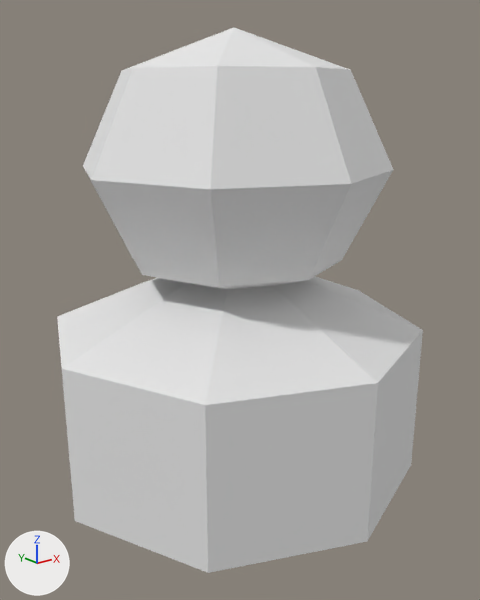
Before and after pictures for a commit that changed the OBJ model data/plant_archetypes/OBJ_stubs/HydrangeaShrub_1.obj.
Rendered twice from a 50 mm lens placed at (-0.641, -0.815, 0.731), pointed at (0.006, -0.006, 0.408). Arrows for +X, +Y and +Z are at lower left; the lights stay in place. The first picture is the older version. Where no turn or scale is listed for an object, it has been applied to the vertices.

The older version as bpy lines, for what is in view:
```python
mat_green = principled_material('Green')
mat_green.base_color = (0.8, 0.8, 0.8)  # white #e7e7e7
mat_green.roughness = 1.0
mat_pink = principled_material('Pink')
mat_pink.base_color = (0.8, 0.8, 0.8)  # white #e7e7e7
mat_pink.roughness = 1.0
me_hydrangeashrub_1 = bpy.data.meshes.new('HydrangeaShrub_1')
me_hydrangeashrub_1.from_pydata(...)  # a UV sphere (8 segments, 3 rings, poles along z) spanning x -0.303..0.303, y -0.303..0.303, z 0.0..0.49, material slot 0; a UV sphere (8 segments, 4 rings, poles along z) spanning x -0.24..0.24, y -0.24..0.24, z 0.42..0.82, material slot 1
me_hydrangeashrub_1.materials.append(mat_green)  # white #e7e7e7
me_hydrangeashrub_1.materials.append(mat_pink)  # white #e7e7e7
ob_hydrangeashrub_1 = bpy.data.objects.new('HydrangeaShrub_1', me_hydrangeashrub_1)
ob_hydrangeashrub_1.location = (0.0, 0.0, 0.0)
```
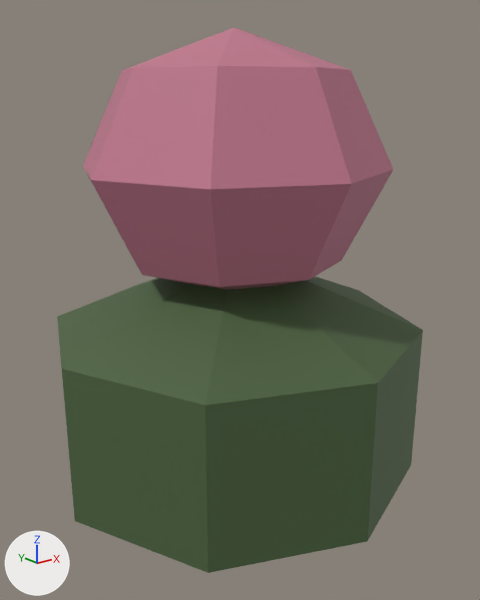
Boxes [x1, y1, x2, y2] around the edits, measured in the pictures (480 x 600 px):
'HydrangeaShrub_1', recoloured (darker): [57, 28, 423, 573] in both

The change in detail:
Material 'Green' (mat_green) changes colour from white #e7e7e7 to dark green #4b623e; in linear values from (0.8, 0.8, 0.8) to (0.07, 0.122, 0.048).
Material 'Pink' (mat_pink) changes colour from white #e7e7e7 to pink #bf768b; in linear values from (0.8, 0.8, 0.8) to (0.52, 0.18, 0.26).
